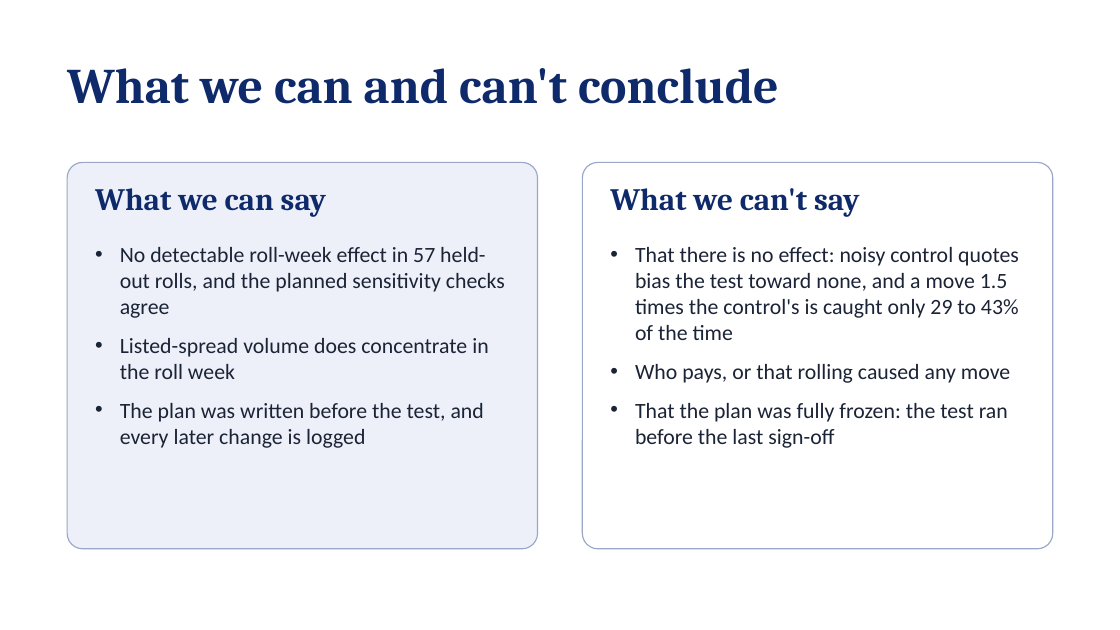
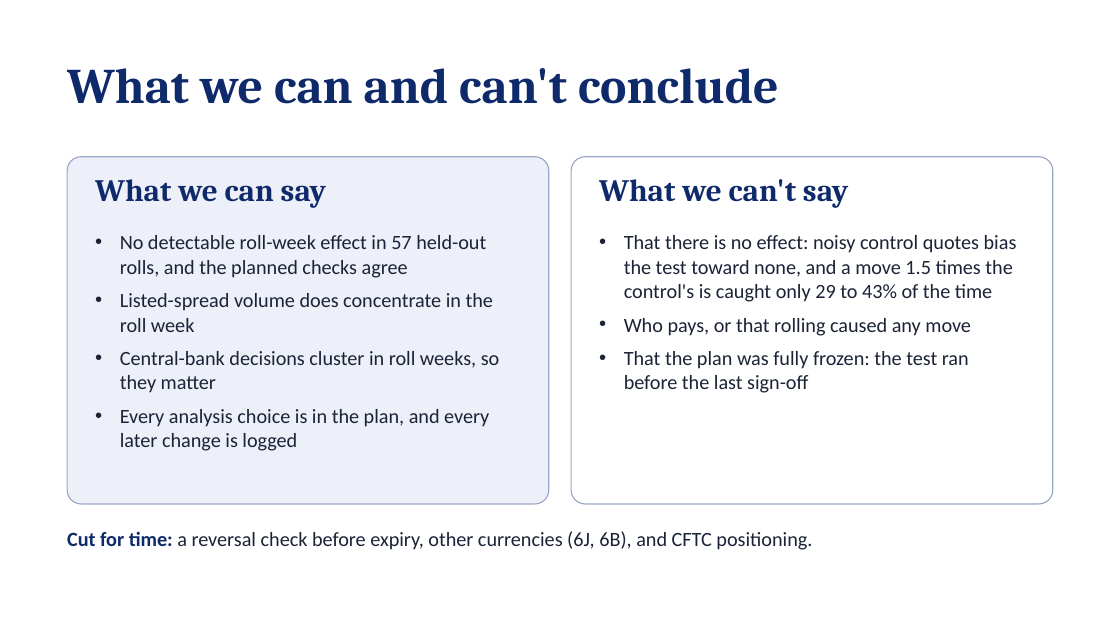
Before and after one commit to chris-mulligan-50/futures-project, a slide deck: slide 8 of docs/project_slides.pptx (slide 5 before the commit). Drawn at 1120x630 pixels with LibreOffice and Linux fonts; fonts in the diff are those of the drawing. Boxes give left, top, right and bottom in pixels: in the first picture for what was removed or moved away, otherwise in the second. Text is boxed around its words. In the diff, an @@ line names an element or a change of style, - is before the commit and + after.

```diff
--- a/docs/project_slides.pptx
+++ b/docs/project_slides.pptx
@@ rounded rectangle: place and size @@
-rounded rectangle at (67, 162, 538, 549)
+rounded rectangle at (67, 157, 549, 504)
@@ text "What we can say": place and size @@
-text "What we can say" at (95, 188, 326, 217)
+text "What we can say" at (95, 179, 326, 208)
@@ rounded rectangle: place and size @@
-rounded rectangle at (582, 162, 1053, 549)
+rounded rectangle at (571, 157, 1053, 504)
@@ text "What we can't say": place and size @@
-text "What we can't say" at (610, 188, 859, 217)
+text "What we can't say" at (599, 179, 848, 208)
@@ text "No detectable roll-week effect in ...": place and size @@
-text "No detectable roll-week effect in ..." at (120, 247, 505, 448)
+text "No detectable roll-week effect in ..." at (120, 235, 500, 451)
@@ text at (120, 235, 486, 278): text changed; size 14 to 13 pt @@
-• No detectable roll-week effect in 57 held-out rolls, and the planned sensitivity checks agree
+• No detectable roll-week effect in 57 held-out rolls, and the planned checks agree
@@ text "That there is no effect: ...": place and size @@
-text "That there is no effect: ..." at (635, 247, 1019, 448)
+text "That there is no effect: ..." at (624, 235, 1017, 393)
@@ text "That there is no effect: ..." at (624, 235, 1017, 393): size 14 to 13 pt; less space between paragraphs @@
@@ text at (120, 293, 493, 332): size 14 to 13 pt in "Listed-spread volume does concentrate in the roll ..."; less space between paragraphs @@
@@ text at (120, 351, 500, 451): text changed; size 14 to 13 pt @@
-• The plan was written before the test, and every later change is logged
+• Central-bank decisions cluster in roll weeks, so they matter
+• Every analysis choice is in the plan, and every later change is logged
@@ text added at (67, 531, 812, 550), 13 pt, text #1B2336 @@
+Cut for time: a reversal check before expiry, other currencies (6J, 6B), and CFTC positioning.
```
Also in this commit, not shown: 3 other slides changed, 3 slides added.
